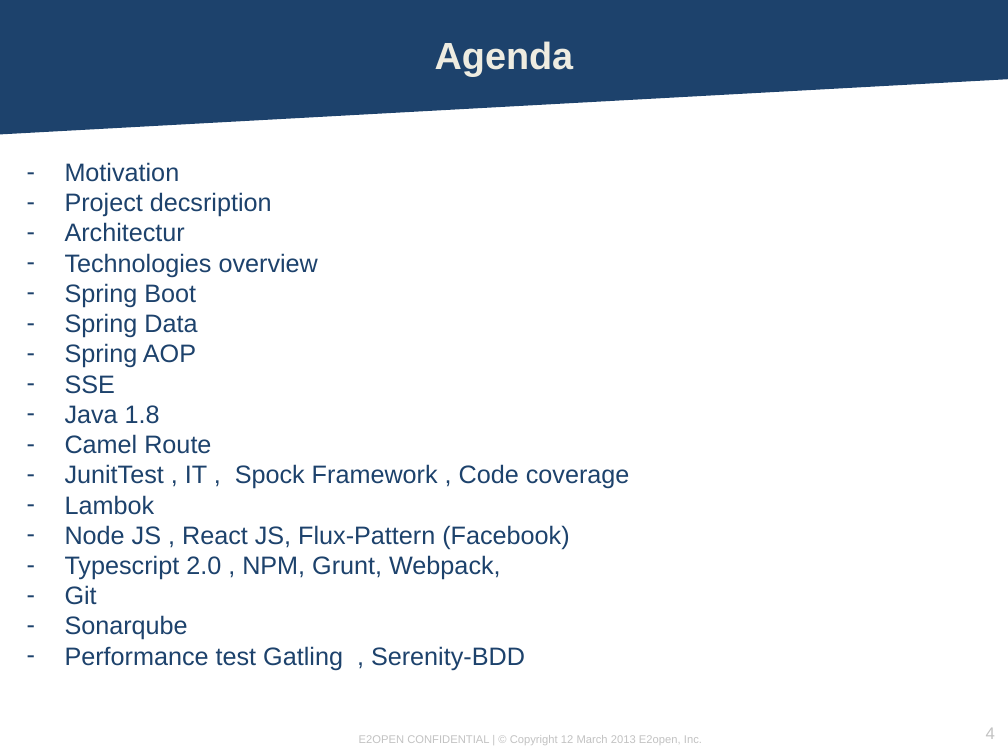
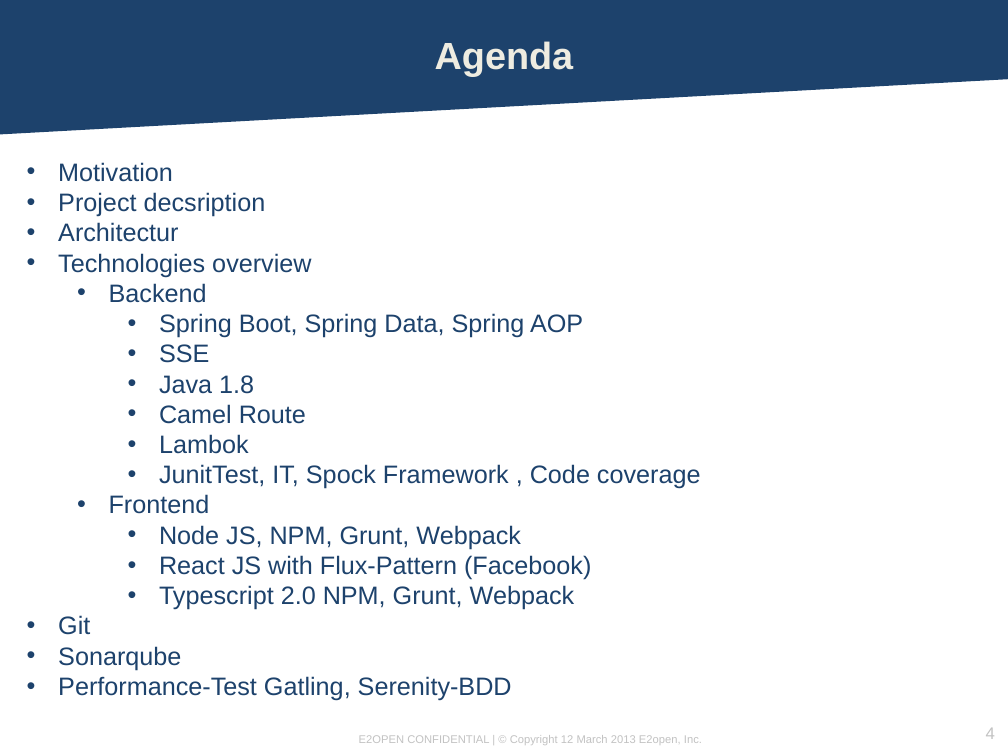
Before and after one commit to microtema/message-notification-server, a slide deck: slide 4 of src/site/notificationcenter.pptx. Drawn at 1008x756 pixels with LibreOffice and Linux fonts; fonts in the diff are those of the drawing; background and template pictures are left out. Boxes give left, top, right and bottom in pixels: in the first picture for what was removed or moved away, otherwise in the second. Text is boxed around its words. In the diff, an @@ line names an element or a change of style, - is before the commit and + after.

```diff
--- a/src/site/notificationcenter.pptx
+++ b/src/site/notificationcenter.pptx
@@ text at [58,162,311,670]: bullet - to •; list level 1 to 3 in "SSE"; list level 1 to 3 in "Java 1.8"; list level 1 to 3 in "Camel Route"; list level 1 to 3 in "Lambok" @@
@@ text at [109,283,583,338]: text changed @@
-– Spring Boot
-– Spring Data
-– Spring AOP
+  • Backend
+    • Spring Boot, Spring Data, Spring AOP
@@ text at [65,464,630,489]: paragraph removed @@
-– JunitTest , IT , Spock Framework , Code coverage
@@ text at [109,464,701,610]: text changed @@
-– Node JS , React JS, Flux-Pattern (Facebook)
-– Typescript 2.0 , NPM, Grunt, Webpack,
+    • JunitTest, IT, Spock Framework , Code coverage
+  • Frontend
+    • Node JS, NPM, Grunt, Webpack
+    • React JS with Flux-Pattern (Facebook)
+    • Typescript 2.0 NPM, Grunt, Webpack
@@ text at [58,676,512,701]: text changed @@
-– Performance test Gatling , Serenity-BDD
+• Performance-Test Gatling, Serenity-BDD
```
Also in this commit, not shown: 2 other slides changed, 19 slides added, 18 slides removed, 10 other files.
